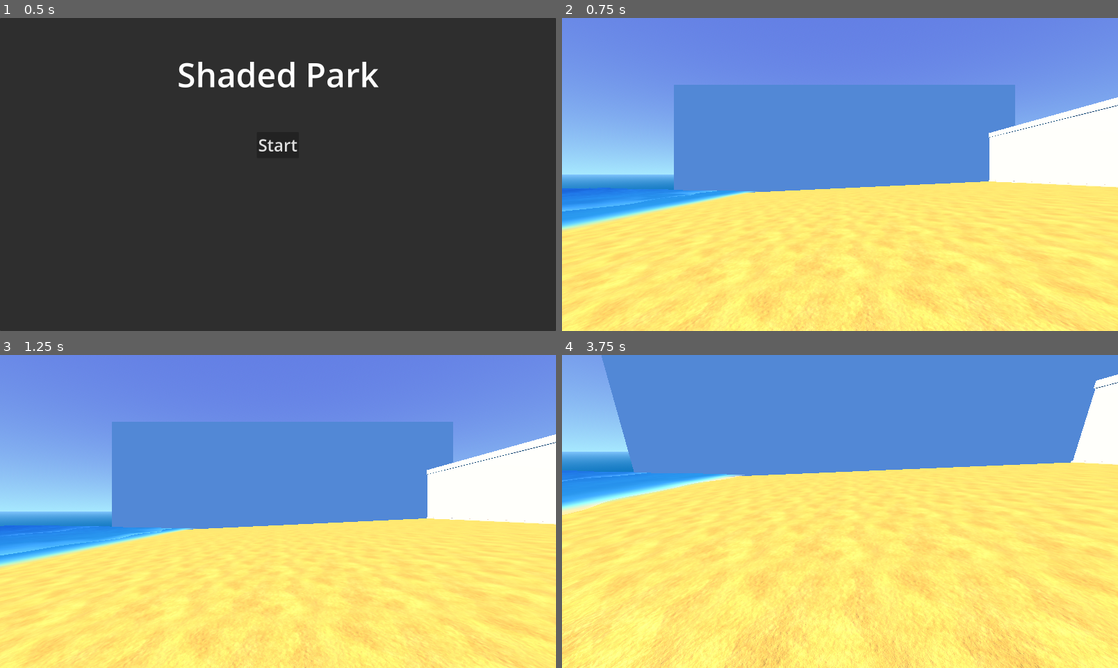
Above: before the commit, frames 1-4 (two rows, left to right).
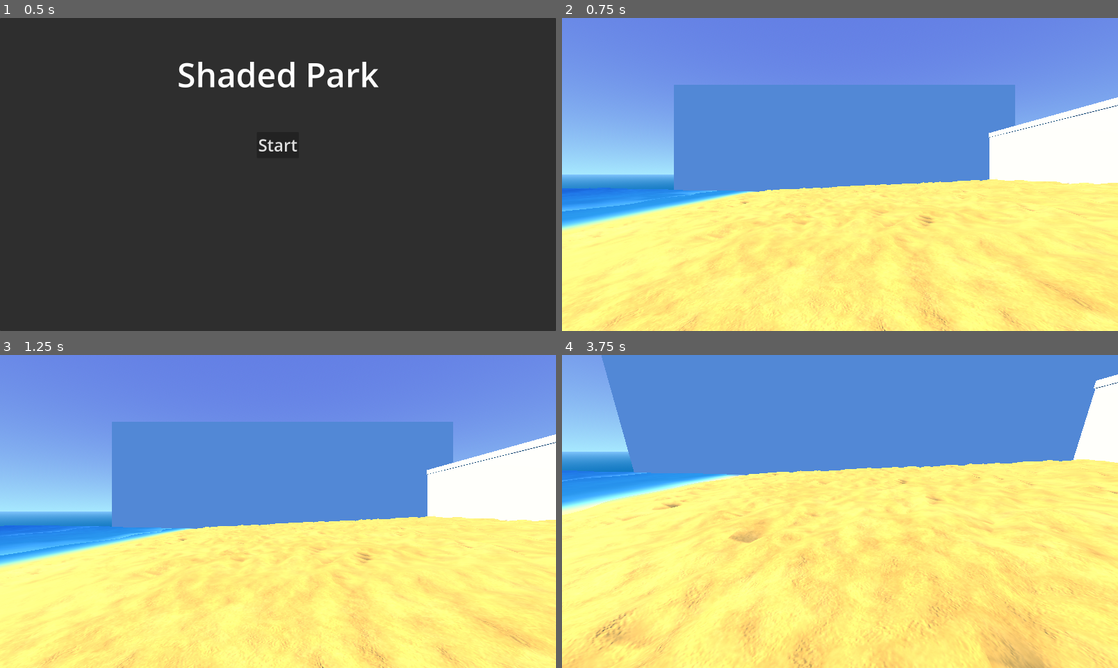
Above: after the commit, the same moments.

Repository: Spooked2/Shaded-Park
Game: Godot game, scene res://main_menu.tscn
Two runs of this game, one before a commit and one after it. Both use one fixed random seed, a clock stepped at 60 frames per second and the inputs below.
Inputs (mouse positions are in pixels of both pictures, inside the frame that each line leads up to):
- Up to frame 1 (0.5 s): no input
- Up to frame 2 (0.75 s): click "Start" at 0.5 s
- Up to frame 3 (1.25 s): no input
- Up to frame 4 (3.75 s): move the mouse to (867, 511) at 1.27 s; hold W (move_forward) from 1.28 s (still down); move the mouse to (812, 511) at 2.02 s; move the mouse to (851, 505) at 2.77 s; move the mouse to (834, 517) at 3.52 s

Frame 1 is identical in both runs. In frame 2, 7.9% of the frame differs, in the area x 0-100%, y 51-100%; in frame 3, 7.9%; in frame 4, 14%, in the area x 0-100%, y 33-100%.

Commit message:
ADD made sand bumpy

Diff:
--- a/assets/shaders/beach/sand.gdshader
+++ /dev/null
@@ -1,46 +0,0 @@
-shader_type spatial;
-
-uniform vec3 base_color: source_color;
-uniform sampler2D color_noise;
-uniform sampler2D coarse_bump_noise;
-uniform sampler2D fine_bump_noise;
-uniform sampler2D glitter_noise;
-
-varying vec2 vertex_center;
-
-void vertex() {
-	vertex_center = (VERTEX.xz / 2.0) + 0.5;
-}
-
-void fragment() {
-	vec3 fine_bumps = texture(fine_bump_noise, vertex_center).xyz;
-	vec3 coarse_bumps = texture(coarse_bump_noise, vertex_center).xyz;
-
-	NORMAL_MAP = mix(fine_bumps, coarse_bumps, 0.8);
-
-	vec3 color = texture(color_noise, vertex_center).rgb;
-
-	ALBEDO = color;
-
-	ROUGHNESS = 0.99;
-	METALLIC = 0.0;
-	SPECULAR = 0.1;
-}
-
-void light() {
-	float glitter = texture(glitter_noise, vertex_center).x;
-
-	if (glitter > 0.5) {
-		vec3 half_way = normalize(VIEW + LIGHT);
-		float half_way_dot = dot(NORMAL, half_way);
-		float specular_amount = pow(half_way_dot, 10.0) * ATTENUATION;
-		SPECULAR_LIGHT += 0.03 * specular_amount * LIGHT_COLOR;
-	}
-
-	//vec3 half_way = normalize(VIEW + LIGHT);
-	//float half_way_dot = dot(NORMAL, half_way);
-	//float specular_amount = pow(half_way_dot, 10.0) * ATTENUATION;
-	//SPECULAR_LIGHT += 0.03 * specular_amount * LIGHT_COLOR;
-
-	DIFFUSE_LIGHT += clamp(dot(NORMAL, LIGHT), 0.0, 1.0) * ATTENUATION * LIGHT_COLOR / PI;
-}
--- /dev/null
+++ b/assets/shaders/beach/sand_v2.gdshader
@@ -0,0 +1,42 @@
+shader_type spatial;
+
+uniform sampler2D color_noise;
+uniform sampler2D bump_noise;
+uniform sampler2D bump_normal;
+uniform float bump_scale = 0.5;
+uniform float normal_scale = 1.0;
+
+varying vec2 vertex_center;
+
+void vertex() {
+	vertex_center = (VERTEX.xz * 0.5) + 0.5;
+
+	float height = texture(bump_noise, vertex_center).x;
+
+	height = smoothstep(0.0, 1.0, height);
+	height *= bump_scale;
+
+	float shore = step(distance(UV.x, 0.0), 0.25);
+	float main_path = step(distance(UV.y, 0.5), 0.085);
+
+	float flattening_mask = 1.0 - min((shore + main_path), 1.0);
+
+	height *= max(flattening_mask, 0.3);
+
+	VERTEX.y += height;
+}
+
+void fragment() {
+	vec2 scaled_center = vertex_center * normal_scale;
+
+	vec3 color = texture(color_noise, scaled_center).rgb;
+
+	NORMAL_MAP = texture(bump_normal, scaled_center).rgb;
+
+	ALBEDO = color;
+}
+
+//void light() {
+//	// Called for every pixel for every light affecting the material.
+//	// Uncomment to replace the default light processing function with this one.
+//}
--- a/levels/beach/beach.tscn
+++ b/levels/beach/beach.tscn
@@ -1,8 +1,8 @@
 [gd_scene format=3 uid="uid://csqp48kpw62c1"]
 
-[ext_resource type="Shader" uid="uid://bgq8astuw5c5g" path="res://assets/shaders/beach/sand.gdshader" id="1_h5dy1"]
 [ext_resource type="Shader" uid="uid://v78gugtikg7c" path="res://assets/shaders/beach/ocean.gdshader" id="1_hrlhh"]
 [ext_resource type="PackedScene" uid="uid://b37vsb5jvvn11" path="res://entities/player/player.tscn" id="1_k8g7j"]
+[ext_resource type="Shader" uid="uid://ba5pey2ba6dlj" path="res://assets/shaders/beach/sand_v2.gdshader" id="2_3bnml"]
 [ext_resource type="Shader" uid="uid://ogblpkrpjmsx" path="res://assets/shaders/beach/rock_wall.gdshader" id="4_3bnml"]
 
 [sub_resource type="ProceduralSkyMaterial" id="ProceduralSkyMaterial_k8g7j"]
@@ -20,21 +20,33 @@
 background_color = Color(0.3372549, 0.39607844, 0.49019608, 1)
 sky = SubResource("Sky_3bnml")
 
-[sub_resource type="FastNoiseLite" id="FastNoiseLite_k8g7j"]
-noise_type = 2
-seed = 3
-frequency = 0.0056
-fractal_octaves = 3
-fractal_lacunarity = 1.86
-fractal_gain = 0.1
+[sub_resource type="FastNoiseLite" id="FastNoiseLite_07d7i"]
+seed = 8
+frequency = 0.0186
+fractal_octaves = 7
+fractal_gain = 0.27
+fractal_weighted_strength = 1.0
+cellular_distance_function = 1
 domain_warp_enabled = true
-
-[sub_resource type="NoiseTexture2D" id="NoiseTexture2D_3bnml"]
-noise = SubResource("FastNoiseLite_k8g7j")
+domain_warp_amplitude = 15.0
+
+[sub_resource type="NoiseTexture2D" id="NoiseTexture2D_2wo80"]
+width = 1024
+height = 1024
+noise = SubResource("FastNoiseLite_07d7i")
+seamless = true
+normalize = false
+seamless_blend_skirt = 0.35
+
+[sub_resource type="NoiseTexture2D" id="NoiseTexture2D_yqmdv"]
+width = 1024
+height = 1024
+noise = SubResource("FastNoiseLite_07d7i")
 seamless = true
 as_normal_map = true
-seamless_blend_skirt = 0.404
-bump_strength = 10.0
+normalize = false
+seamless_blend_skirt = 0.35
+bump_strength = 3.0
 
 [sub_resource type="Gradient" id="Gradient_xiuwc"]
 offsets = PackedFloat32Array(0.015873017, 0.5, 0.9444444)
@@ -55,42 +67,19 @@
 normalize = false
 seamless_blend_skirt = 0.401
 
-[sub_resource type="FastNoiseLite" id="FastNoiseLite_07d7i"]
-noise_type = 3
-frequency = 0.0445
-fractal_octaves = 6
-fractal_lacunarity = 2.245
-fractal_gain = 0.815
-domain_warp_enabled = true
-
-[sub_resource type="NoiseTexture2D" id="NoiseTexture2D_2wo80"]
-noise = SubResource("FastNoiseLite_07d7i")
-seamless = true
-as_normal_map = true
-bump_strength = 7.0
-
-[sub_resource type="FastNoiseLite" id="FastNoiseLite_3bnml"]
-noise_type = 0
-frequency = 0.0052
-fractal_octaves = 6
-fractal_gain = 1.54
-fractal_weighted_strength = 1.0
-
-[sub_resource type="NoiseTexture2D" id="NoiseTexture2D_xiuwc"]
-noise = SubResource("FastNoiseLite_3bnml")
-as_normal_map = true
-
 [sub_resource type="ShaderMaterial" id="ShaderMaterial_k8g7j"]
 render_priority = 0
-shader = ExtResource("1_h5dy1")
-shader_parameter/base_color = Color(0.7613454, 0.65521103, 0.36146313, 1)
+shader = ExtResource("2_3bnml")
 shader_parameter/color_noise = SubResource("NoiseTexture2D_3wert")
-shader_parameter/coarse_bump_noise = SubResource("NoiseTexture2D_3bnml")
-shader_parameter/fine_bump_noise = SubResource("NoiseTexture2D_2wo80")
-shader_parameter/glitter_noise = SubResource("NoiseTexture2D_xiuwc")
+shader_parameter/bump_noise = SubResource("NoiseTexture2D_2wo80")
+shader_parameter/bump_normal = SubResource("NoiseTexture2D_yqmdv")
+shader_parameter/bump_scale = 0.35
+shader_parameter/normal_scale = 0.15
 
 [sub_resource type="PlaneMesh" id="PlaneMesh_i3yn0"]
 size = Vector2(35, 50)
+subdivide_width = 64
+subdivide_depth = 64
 
 [sub_resource type="BoxShape3D" id="BoxShape3D_xiuwc"]
 size = Vector3(35.021004, 1, 50.065796)
@@ -186,24 +175,28 @@
 light_energy = 6.0
 light_angular_distance = 0.5
 shadow_enabled = true
+shadow_bias = 10.0
+shadow_normal_bias = 0.6
+shadow_opacity = 0.75
 
 [node name="Player" parent="." unique_id=935656786 instance=ExtResource("1_k8g7j")]
 transform = Transform3D(1, 0, 0, 0, 1, 0, 0, 0, 1, -0.56738985, 1.4191153, 0)
 
 [node name="Sand" type="StaticBody3D" parent="." unique_id=22225938]
 
-[node name="MeshInstance3D2" type="MeshInstance3D" parent="Sand" unique_id=1862626489]
+[node name="BeachMesh" type="MeshInstance3D" parent="Sand" unique_id=1772219976]
+transform = Transform3D(0.99892825, -0.04628704, 0, 0.04628704, 0.99892825, 0, 0, 0, 1, -0.32640266, 0.36085606, 0)
+material_override = SubResource("ShaderMaterial_k8g7j")
+mesh = SubResource("PlaneMesh_i3yn0")
+
+[node name="UnderwaterMesh" type="MeshInstance3D" parent="Sand" unique_id=1862626489]
 transform = Transform3D(0.99078095, -0.13547347, 0, 0.13547347, 0.99078095, 0, 0, 0, 1, -34.809982, -2.952418, 0)
 material_override = SubResource("ShaderMaterial_k8g7j")
 mesh = SubResource("PlaneMesh_i3yn0")
 
-[node name="MeshInstance3D" type="MeshInstance3D" parent="Sand" unique_id=1756050013]
-transform = Transform3D(0.99892825, -0.04628704, 0, 0.04628704, 0.99892825, 0, 0, 0, 1, -0.32640266, 0.36085606, 0)
-material_override = SubResource("ShaderMaterial_k8g7j")
-mesh = SubResource("PlaneMesh_i3yn0")
-
 [node name="CollisionShape3D" type="CollisionShape3D" parent="Sand" unique_id=898193961]
 transform = Transform3D(0.99888986, -0.047106452, 0, 0.047106452, 0.99888986, 0, 0, 0, 1, -0.29549846, -0.10009971, 0.014465332)
+visible = false
 shape = SubResource("BoxShape3D_xiuwc")
 
 [node name="Ocean" type="MeshInstance3D" parent="." unique_id=2001608621]
Not shown, removed: assets/shaders/beach/sand.gdshader.uid
Not shown, added: assets/shaders/beach/sand_v2.gdshader.uid
